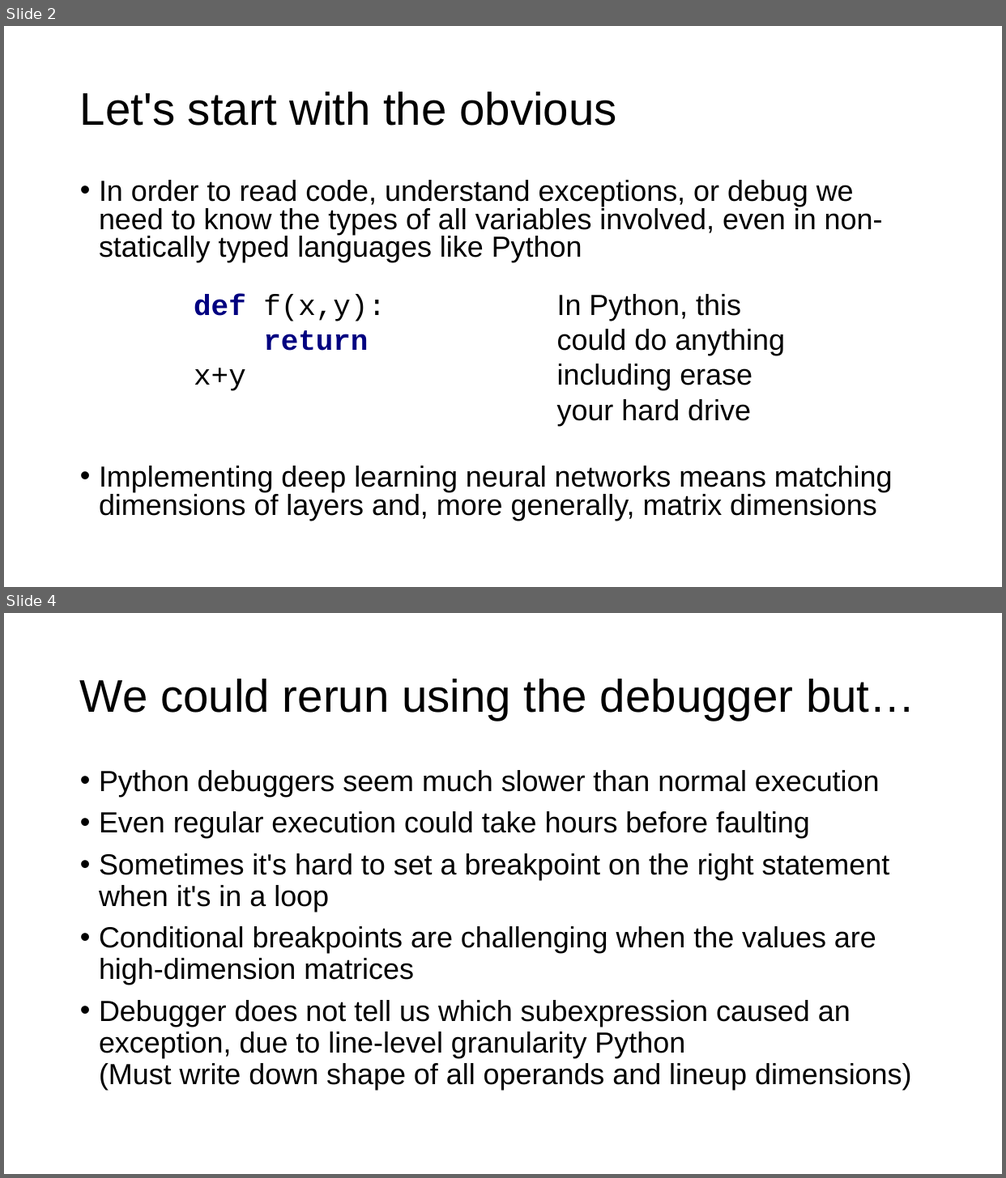
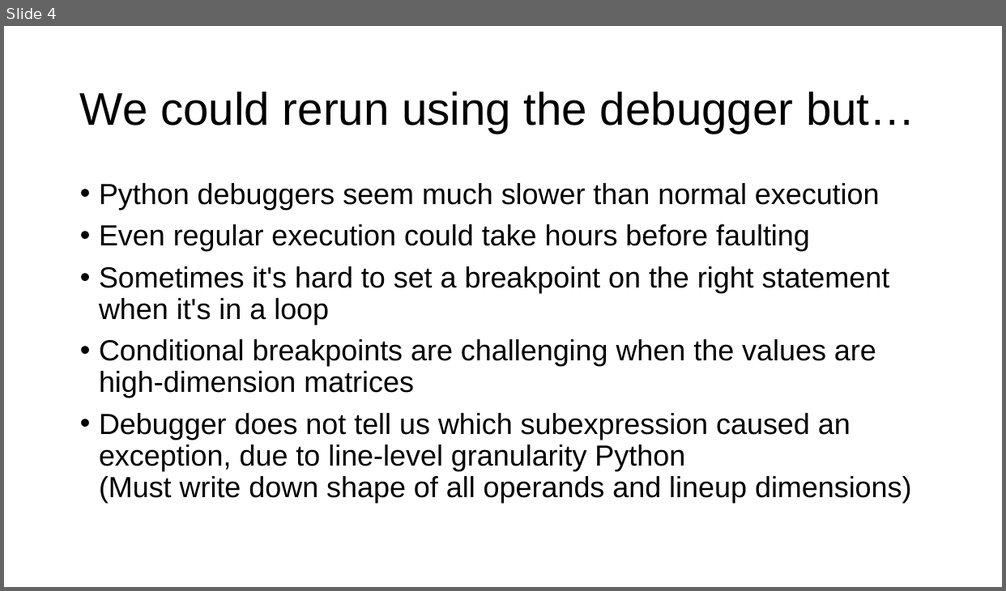
Before and after one commit to parrt/tensor-sensor, a slide deck: talks/tensor-sensor.pptx. Shown one above the other, each under a label of ours: slides 2 and 4 before the commit, slide 4 after it; the slides between them are not shown. The pictures are 1006x1178 and 1006x591 pixels, drawn with LibreOffice and Linux fonts; fonts in the diff are those of the drawing; background and template pictures are left out. Boxes give left, top, right and bottom in pixels: in the first picture for what was removed or moved away, otherwise in the second. Text is boxed around its words. In the diff, an @@ line names an element or a change of style, - is before the commit and + after.

```diff
--- a/talks/tensor-sensor.pptx
+++ b/talks/tensor-sensor.pptx
@@ slide 2 removed at bbox=[4, 26, 1002, 587], background #FFFFFF @@
@@ title removed at bbox=[80, 92, 617, 126] @@
-Let's start with the obvious
@@ text removed at bbox=[99, 180, 893, 521] @@
-• In order to read code, understand exceptions, or debug we need to know the types of all variables involved, even in non-statically typed languages like Python
-• Implementing deep learning neural networks means matching dimensions of layers and, more generally, matrix dimensions
@@ text removed at bbox=[194, 295, 386, 391] @@
-def f(x,y):
-return x+y
@@ text removed at bbox=[557, 294, 785, 426] @@
-In Python, this could do anything including erase your hard drive
```
Also in this commit, not shown: 2 slides changed, 2 slides added, 1 other slide removed, 2 other files.
